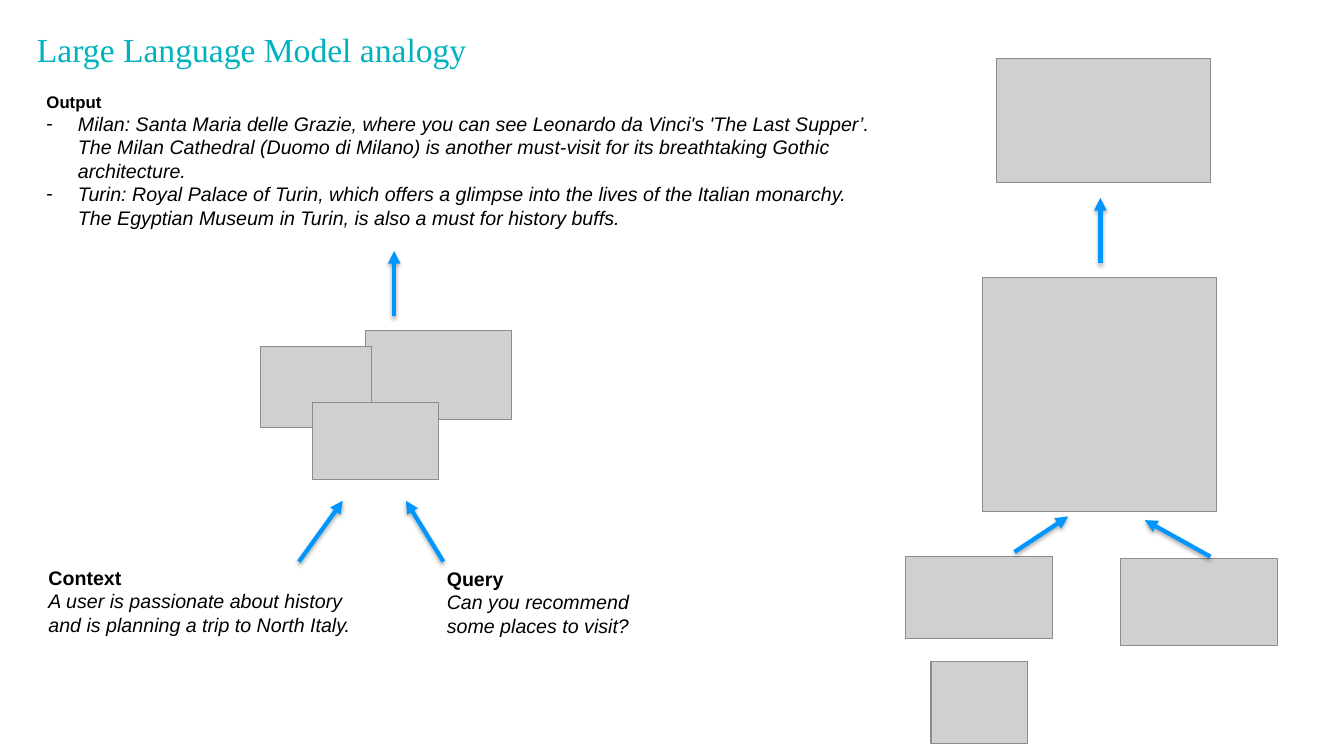
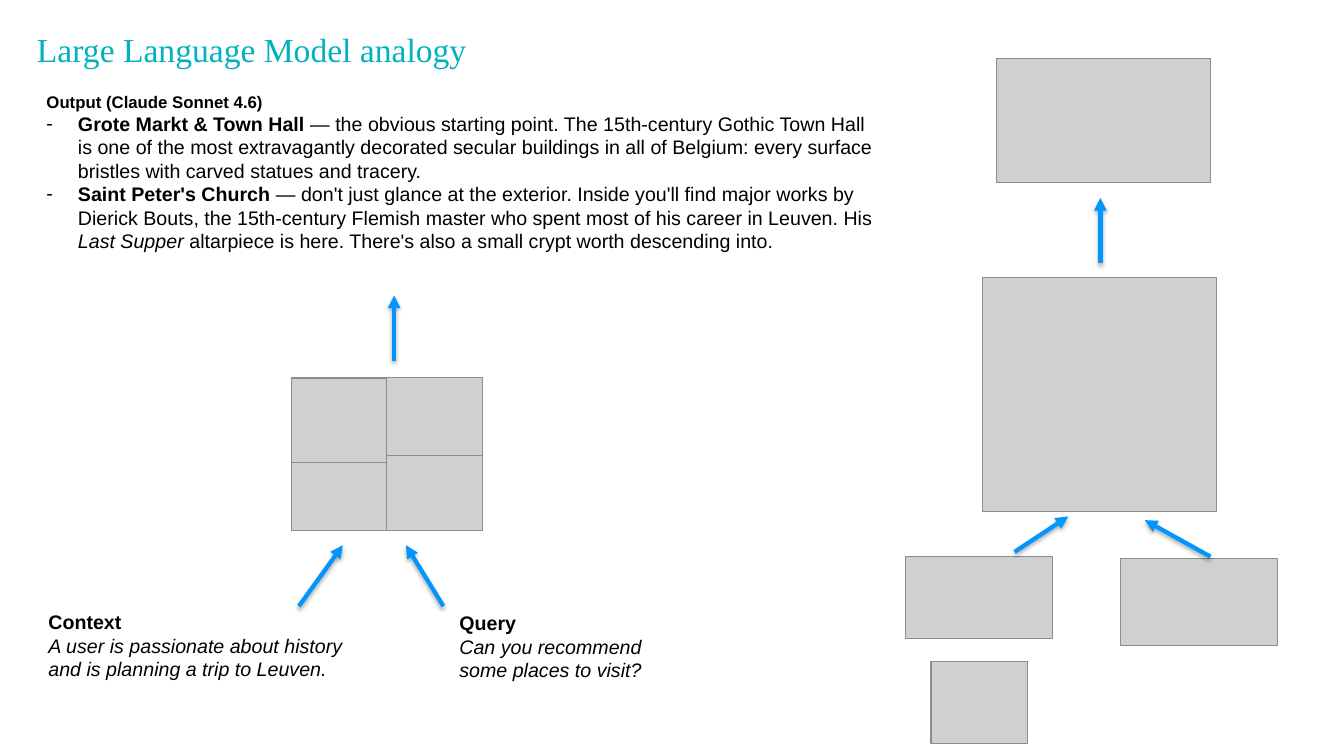
Before and after one commit to dariopi/Deep-Learning-for-System-Identification----EECI-Course----2026, a slide deck: slide 7 of lessons/06_meta_learning/meta_learning_sysid.pptx. Drawn at 1344x756 pixels with LibreOffice and Linux fonts; fonts in the diff are those of the drawing; grey boxes stand for pictures. Boxes give left, top, right and bottom in pixels: in the first picture for what was removed or moved away, otherwise in the second. Text is boxed around its words. In the diff, an @@ line names an element or a change of style, - is before the commit and + after.

```diff
--- a/lessons/06_meta_learning/meta_learning_sysid.pptx
+++ b/lessons/06_meta_learning/meta_learning_sysid.pptx
@@ text at (46, 96, 872, 252): text changed; italic off @@
-Output
-– Milan: Santa Maria delle Grazie, where you can see Leonardo da Vinci's 'The Last Supper’. The Milan Cathedral (Duomo di Milano) is another must-visit for its breathtaking Gothic architecture.
-– Turin: Royal Palace of Turin, which offers a glimpse into the lives of the Italian monarchy. The Egyptian Museum in Turin, is also a must for history buffs.
+Output (Claude Sonnet 4.6)
+– Grote Markt & Town Hall — the obvious starting point. The 15th-century Gothic Town Hall is one of the most extravagantly decorated secular buildings in all of Belgium: every surface bristles with carved statues and tracery.
+– Saint Peter's Church — don't just glance at the exterior. Inside you'll find major works by Dierick Bouts, the 15th-century Flemish master who spent most of his career in Leuven. His Last Supper altarpiece is here. There's also a small crypt worth descending into.
@@ picture removed at (261, 347, 372, 427) @@
@@ picture removed at (366, 331, 512, 419) @@
@@ picture added at (292, 378, 387, 463) @@
@@ picture added at (385, 378, 483, 456) @@
@@ picture removed at (313, 402, 439, 480) @@
@@ picture added at (292, 456, 387, 531) @@
@@ picture added at (386, 456, 482, 530) @@
@@ 3 arrows, 1 text: place and size @@
-3 arrows, 1 text at (48, 251, 444, 636)
+3 arrows, 1 text at (48, 295, 444, 680)
@@ text "Query": place and size @@
-text "Query" at (447, 572, 629, 637)
+text "Query" at (459, 616, 642, 681)
@@ text at (48, 638, 342, 680): text changed @@
-A user is passionate about history and is planning a trip to North Italy.
+A user is passionate about history and is planning a trip to Leuven.
```
Also in this commit, not shown: 2 other slides changed, 1 other file.
